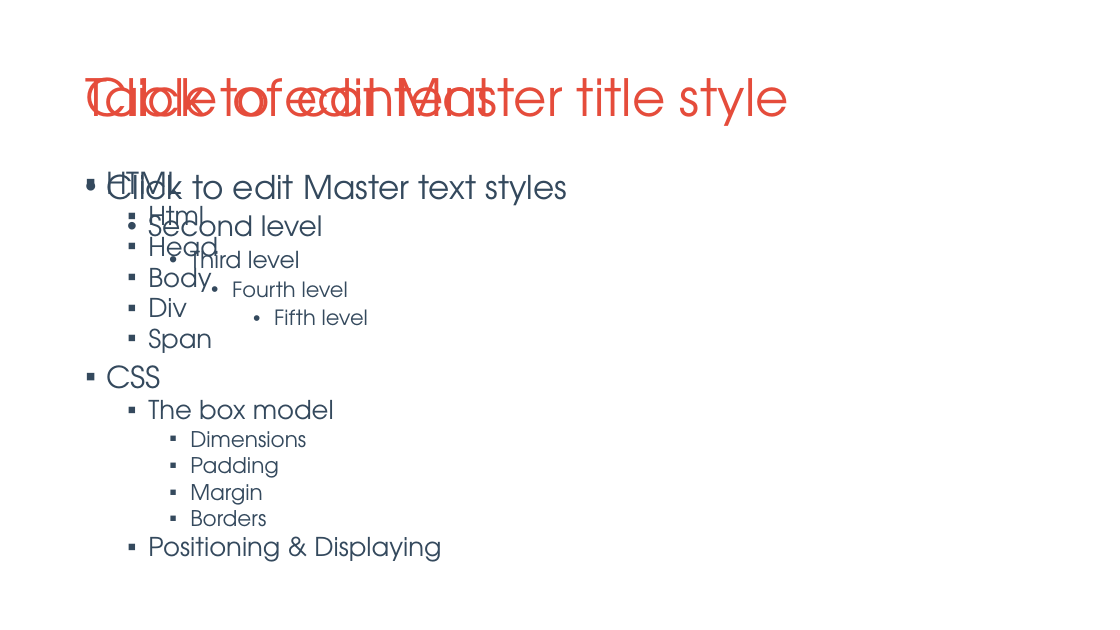
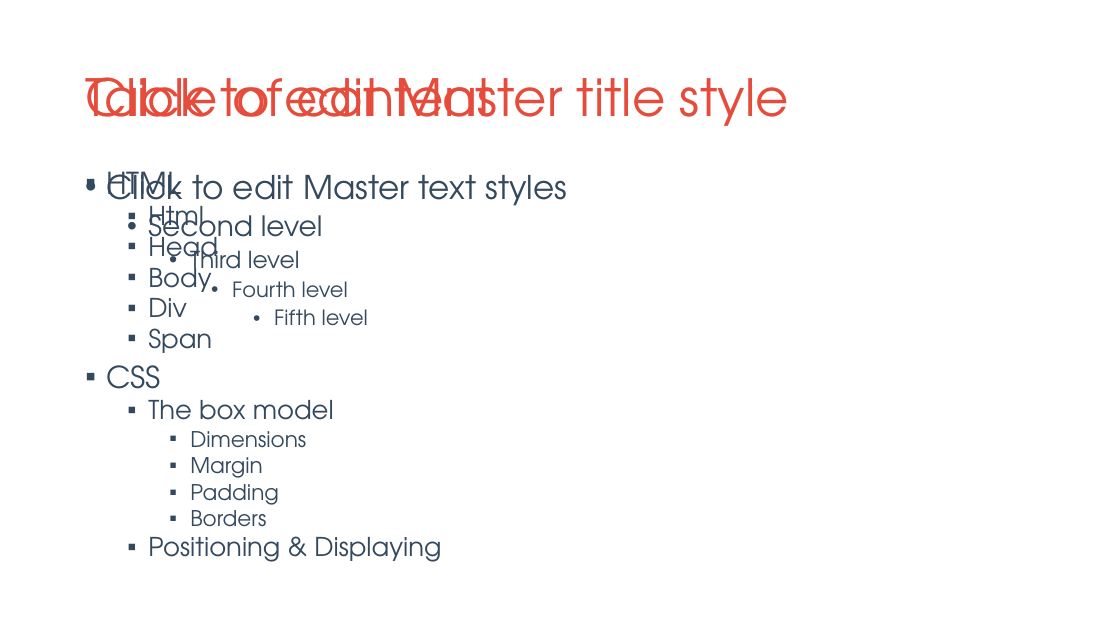
Before and after one commit to KrasiStoyanov/TeamPRO-Lectures, a slide deck: slide 2 of WebLectures/Presentations/HTML & CSS Basics.pptx. Drawn at 1120x630 pixels with LibreOffice and Linux fonts; fonts in the diff are those of the drawing; background and template pictures are left out. Boxes give left, top, right and bottom in pixels: in the first picture for what was removed or moved away, otherwise in the second. Text is boxed around its words. In the diff, an @@ line names an element or a change of style, - is before the commit and + after.

```diff
--- a/WebLectures/Presentations/HTML & CSS Basics.pptx
+++ b/WebLectures/Presentations/HTML & CSS Basics.pptx
@@ text at (190, 457, 263, 478): paragraph added @@
+    ▪ Margin
@@ text at (190, 484, 263, 505): paragraph removed @@
-    ▪ Margin
```
Also in this commit, not shown: 4 other slides changed, 6 other files.
